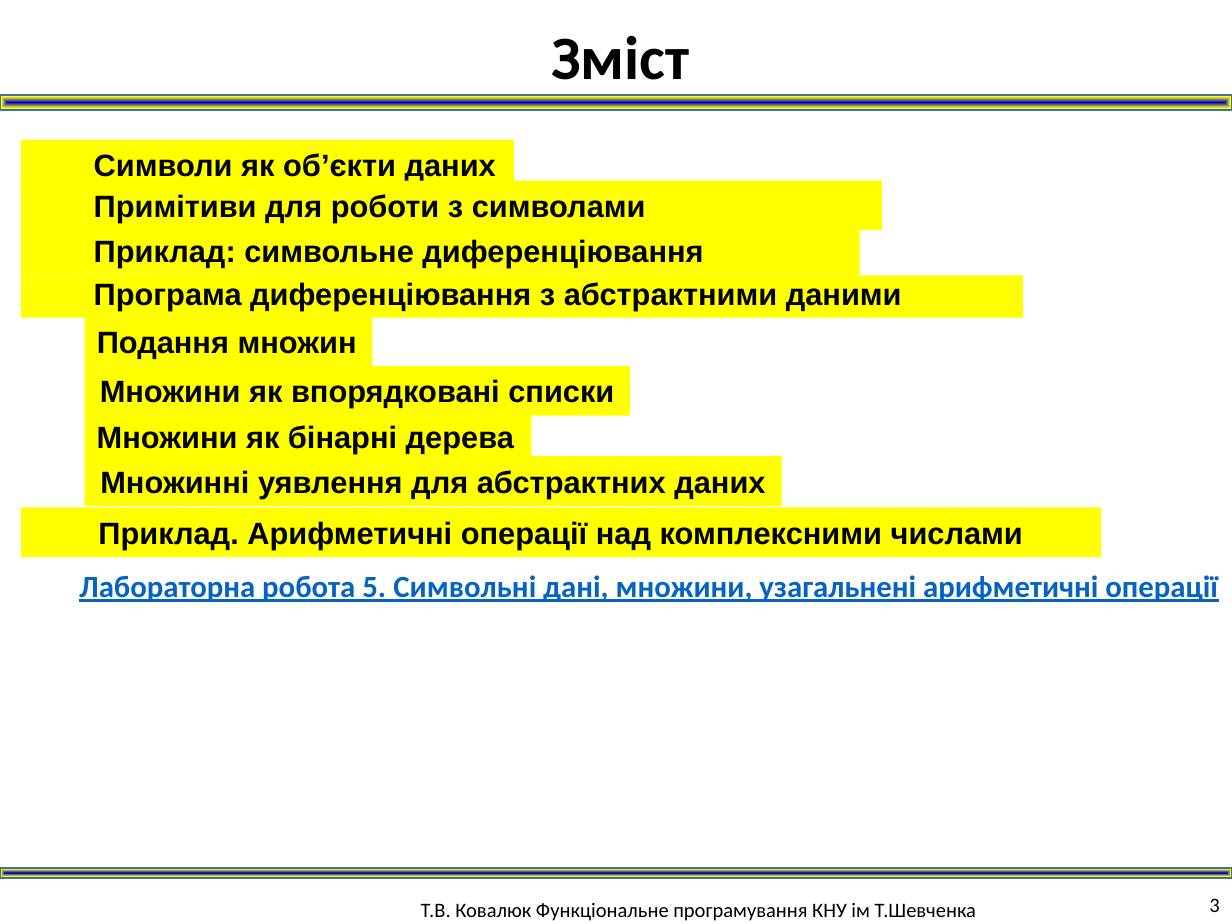
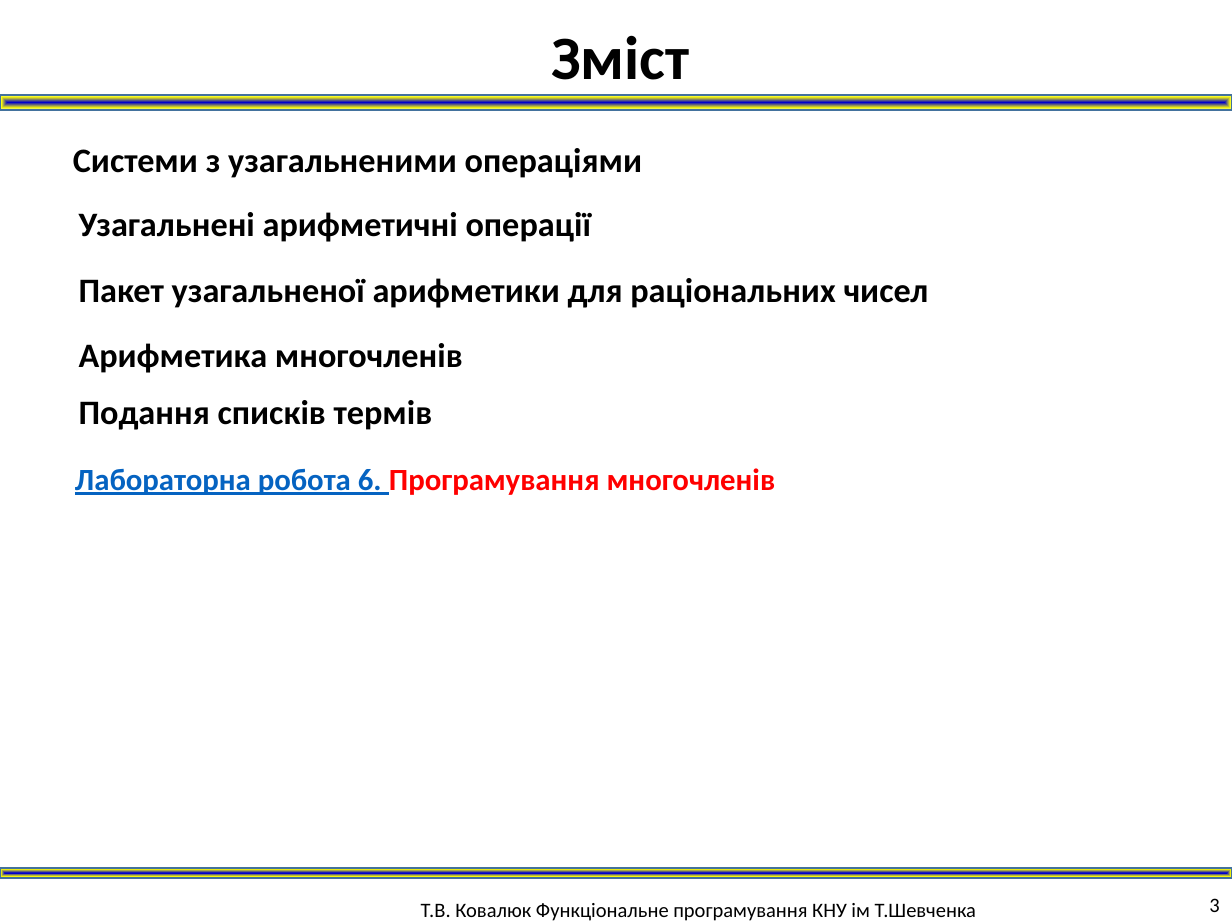
Before and after one commit to vladloza/funcprogram, a slide deck: slide 3 of лек6. Системи узагальнених операцій.pptx. Drawn at 1232x924 pixels with LibreOffice and Linux fonts; fonts in the diff are those of the drawing. Boxes give left, top, right and bottom in pixels: in the first picture for what was removed or moved away, otherwise in the second. Text is boxed around its words. In the diff, an @@ line names an element or a change of style, - is before the commit and + after.

```diff
--- a/лек6. Системи узагальнених операцій.pptx
+++ b/лек6. Системи узагальнених операцій.pptx
@@ rectangle removed at bbox=[21, 139, 514, 188] @@
-Символи як об’єкти даних
@@ text added at bbox=[73, 148, 643, 178], 20 pt, text #000000, bold @@
+Сиcтеми з узагальненими операціями
@@ text removed at bbox=[94, 194, 646, 223] @@
-Примітиви для роботи з символами
@@ text added at bbox=[79, 212, 591, 242], 20 pt, text #000000, bold @@
+Узагальнені арифметичні операції
@@ text removed at bbox=[94, 239, 703, 268] @@
-Приклад: символьне диференціювання
@@ rectangle removed at bbox=[21, 276, 1023, 318] @@
-Програма диференціювання з абстрактними даними
@@ text added at bbox=[79, 278, 929, 308], 20 pt, text #000000, bold @@
+Пакет узагальненої арифметики для раціональних чисел
@@ text added at bbox=[79, 343, 463, 373], 20 pt, text #000000, bold @@
+Арифметика многочленів
@@ rectangle removed at bbox=[85, 366, 631, 415] @@
-Множини як впорядковані списки
@@ text at bbox=[79, 400, 433, 430]: text changed; size 18 to 20 pt; font Arial to Calibri @@
-Подання множин
+Подання списків термів
@@ text removed at bbox=[97, 425, 514, 454] @@
-Множини як бінарні дерева
@@ text at bbox=[75, 468, 776, 495]: text changed; text colour #0563C1 to #FF0000 @@
-Лабораторна робота 5. Символьні дані, множини, узагальнені арифметичні операції
+Лабораторна робота 6. Програмування многочленів
@@ text removed at bbox=[100, 470, 765, 498] @@
-Множинні уявлення для абстрактних даних
@@ rectangle removed at bbox=[21, 508, 1101, 557] @@
-Приклад. Арифметичні операції над комплексними числами
```
